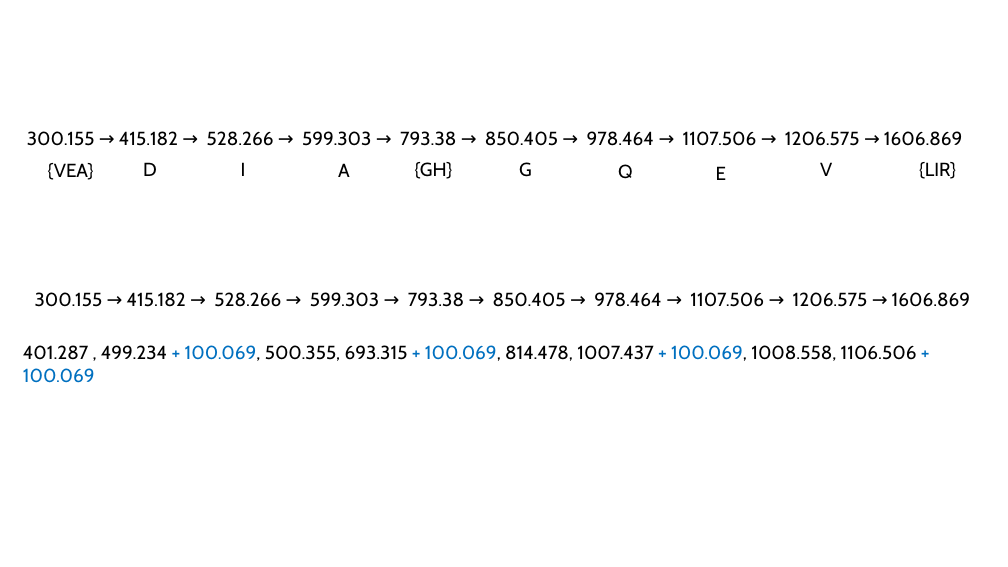
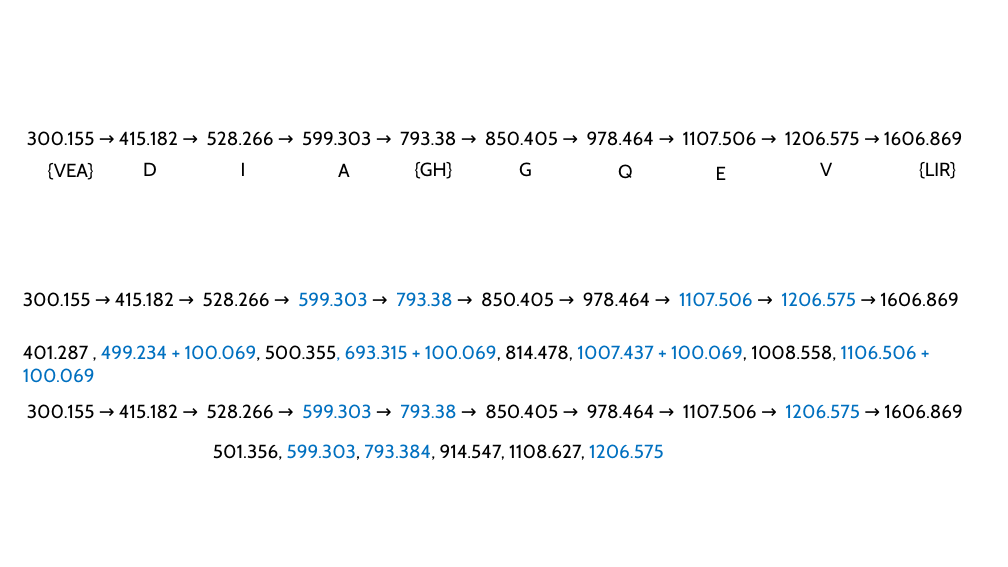
Before and after one commit to Kevinxsn/2D_spec_dict, a slide deck: slide 2 of Presentation1.pptx. Drawn at 1008x567 pixels with LibreOffice and Linux fonts; fonts in the diff are those of the drawing. Boxes give left, top, right and bottom in pixels: in the first picture for what was removed or moved away, otherwise in the second. Text is boxed around its words. In the diff, an @@ line names an element or a change of style, - is before the commit and + after.

```diff
--- a/Presentation1.pptx
+++ b/Presentation1.pptx
@@ text "300.155 → 415.182 → 528.266 ...": place and size @@
-text "300.155 → 415.182 → 528.266 ..." at (35,292,970,307)
+text "300.155 → 415.182 → 528.266 ..." at (23,292,958,307)
@@ text "300.155 → 415.182 → 528.266 ..." at (23,292,958,307): text colour #000000 to #0070C0 in "599.303 793.38 1107.506 1206.575" @@
@@ text "401.287 , 499.234 + 100.069, ..." at (23,345,917,383): text colour #000000 to #0070C0 in "499.234 500.355, 693.315 1007.437 1106.506" @@
@@ text added at (27,404,962,419), 18 pt, text #000000 @@
+300.155 → 415.182 → 528.266 → 599.303 → 793.38 → 850.405 → 978.464 → 1107.506 → 1206.575 → 1606.869
@@ text added at (213,444,664,460), 18 pt, text #000000 @@
+501.356, 599.303, 793.384, 914.547, 1108.627, 1206.575
```
Also in this commit, not shown: 6 slides added, 23 other files.
